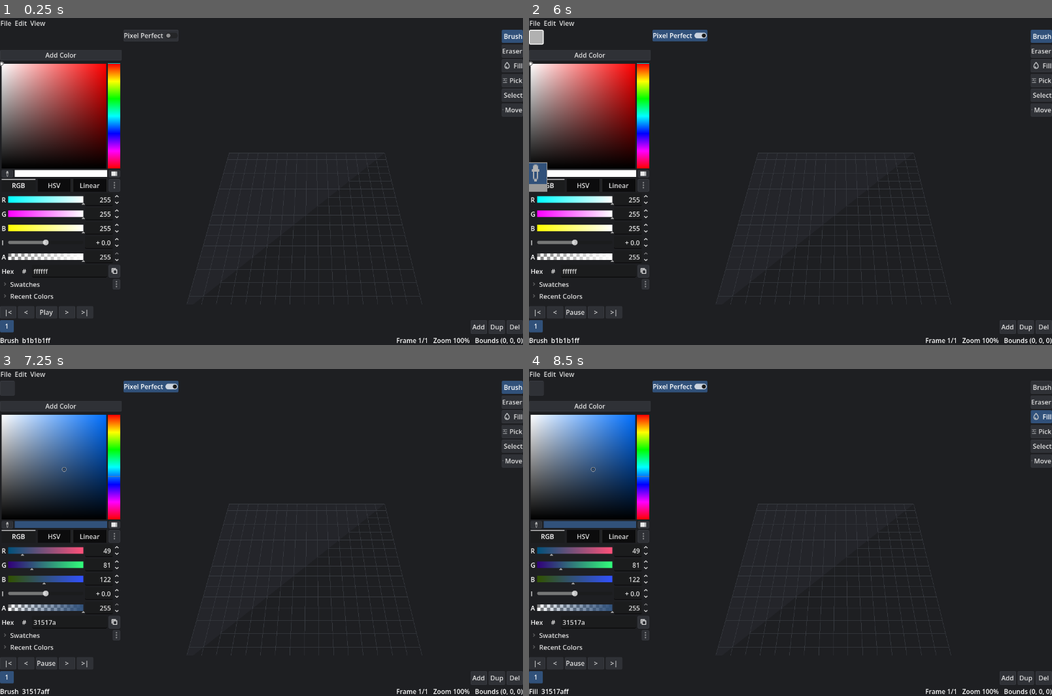
Above: before the commit, frames 1-4 (two rows, left to right).
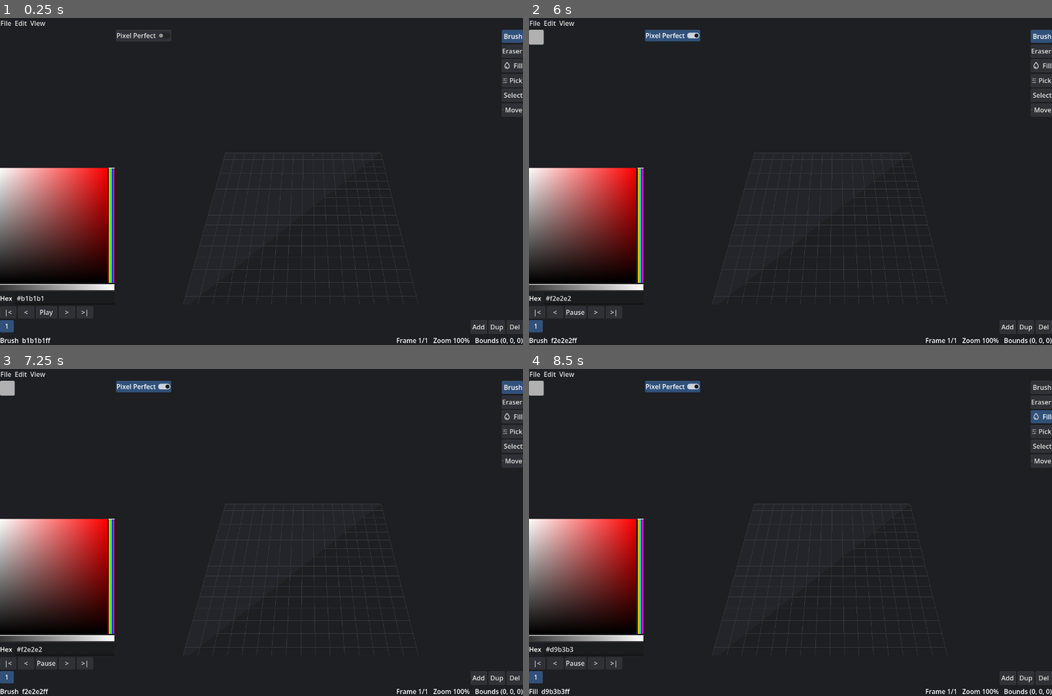
Above: after the commit, the same moments.

Repository: LeonardMeagher2/LVE
Game: Godot game, scene res://ui/main.tscn
Two runs of this game, one before a commit and one after it. Both use one fixed random seed, a clock stepped at 60 frames per second and the inputs below.
Inputs (mouse positions are in pixels of both pictures, inside the frame that each line leads up to):
- Up to frame 1 (0.25 s): no input
- Up to frame 2 (6 s): click (591, 53) at 0.5 s, where only the run before the commit has a clickable "Add Color"; click "Play" at 1.25 s; click "File" at 2 s; click "Edit" at 2.75 s; click "View" at 3.5 s; click (534, 37) at 4.25 s; click "Pixel Perfect" at 5 s; click (534, 174) at 5.77 s
- Up to frame 3 (7.25 s): click "Brush" at 6.5 s
- Up to frame 4 (8.5 s): click (549, 535) at 7.25 s, where only the run before the commit has a clickable "RGB"; click "Fill" at 8 s

The runs differ from the first frame. In frame 1, 14% of the frame differs, in the area x 0-81%, y 3-88%; in frame 2, 15%, in the area x 0-81%, y 3-100%; in frame 3, 14%; in frame 4, 14%.
Error before the commit: Invalid access to property or key 'recents' on a base object of type 'Node (voxi.gd)'. (res://ui/palette_panel.gd:84)

Commit message:
Replace the color picker with a compact one
Draw a color area, a hue strip, an alpha strip, and a hex field in a compact widget. Click the empty grid area to add the current color.

Diff:
--- a/tests/color_pick.gd
+++ b/tests/color_pick.gd
@@ -14,7 +14,7 @@
 
 func _run() -> void:
 	step("Given a brush and an empty grid", func():
-		_vp = _inst.get_node("Root/Body/CenterPane/ViewportContainer/Viewport/Editor")
+		_vp = _inst.get_node("Content/Root/Body/CenterPane/ViewportContainer/Viewport/Editor")
 		var svp := _vp.get_viewport()
 		var container := svp.get_parent()
 		container.stretch = false
@@ -24,7 +24,7 @@
 	)
 
 	step("When the user picks a color in the toolbar", func():
-		var picker: ColorPicker = _inst.get_node("Root/Body/LeftPane/ColorPicker")
+		var picker: CompactColorPicker = _inst.get_node("Content/Root/Body/LeftPane/ColorPicker")
 		picker.color = Color8(200, 60, 60)
 		picker.color_changed.emit(picker.color)
 	)
--- /dev/null
+++ b/ui/color_picker.gd
@@ -0,0 +1,226 @@
+class_name CompactColorPicker
+extends Control
+
+signal color_changed(color: Color)
+
+const AREA_HEIGHT := 140.0
+
+var color: Color:
+	get:
+		return _color
+	set(value):
+		if value == _color:
+			return
+		_hue = value.h
+		_color = value
+		_refresh()
+
+var _color := Color.WHITE
+var _hue := 0.0
+var _root: VBoxContainer
+var _area: ColorArea
+var _hue_strip: HueStrip
+var _alpha_strip: AlphaStrip
+var _hex: LineEdit
+
+
+func _ready() -> void:
+	custom_minimum_size = Vector2(0, 190)
+	_root = VBoxContainer.new()
+	_root.set_anchors_and_offsets_preset(Control.PRESET_FULL_RECT)
+	_root.add_theme_constant_override("separation", 4)
+	add_child(_root)
+	var row := HBoxContainer.new()
+	row.add_theme_constant_override("separation", 4)
+	row.size_flags_vertical = Control.SIZE_EXPAND_FILL
+	_root.add_child(row)
+	_area = ColorArea.new()
+	_area.custom_minimum_size = Vector2(120, AREA_HEIGHT)
+	_area.size_flags_horizontal = Control.SIZE_EXPAND_FILL
+	_area.size_flags_vertical = Control.SIZE_EXPAND_FILL
+	row.add_child(_area)
+	_hue_strip = HueStrip.new()
+	_hue_strip.custom_minimum_size = Vector2(14, AREA_HEIGHT)
+	_hue_strip.size_flags_vertical = Control.SIZE_EXPAND_FILL
+	row.add_child(_hue_strip)
+	_alpha_strip = AlphaStrip.new()
+	_alpha_strip.custom_minimum_size = Vector2(0, 14)
+	_root.add_child(_alpha_strip)
+	var hex_row := HBoxContainer.new()
+	hex_row.add_theme_constant_override("separation", 6)
+	_root.add_child(hex_row)
+	var hex_label := Label.new()
+	hex_label.text = "Hex"
+	hex_row.add_child(hex_label)
+	_hex = LineEdit.new()
+	_hex.size_flags_horizontal = Control.SIZE_EXPAND_FILL
+	_hex.placeholder_text = "#rrggbb"
+	hex_row.add_child(_hex)
+	_area.area_picked.connect(_on_area_picked)
+	_hue_strip.hue_picked.connect(_on_hue_picked)
+	_alpha_strip.alpha_picked.connect(_on_alpha_picked)
+	_hex.text_submitted.connect(_apply_hex)
+	_hex.text_changed.connect(_apply_hex)
+	_refresh()
+
+
+func _set_color(c: Color, emit: bool) -> void:
+	if c == _color:
+		return
+	_hue = c.h
+	_color = c
+	_refresh()
+	if emit:
+		color_changed.emit(_color)
+
+
+func _refresh() -> void:
+	if _area == null:
+		return
+	_area.hue = _hue
+	_area.queue_redraw()
+	_hue_strip.value = _hue
+	_hue_strip.queue_redraw()
+	_alpha_strip.value = _color.a
+	_alpha_strip.queue_redraw()
+	if _hex != null and not _hex.has_focus():
+		_hex.text = "#" + _color.to_html(false)
+
+
+func _on_area_picked(s: float, v: float) -> void:
+	_set_color(Color.from_hsv(_hue, s, v, _color.a), true)
+
+
+func _on_hue_picked(h: float) -> void:
+	_set_color(Color.from_hsv(h, _color.s, _color.v, _color.a), true)
+
+
+func _on_alpha_picked(a: float) -> void:
+	_set_color(Color(_color.r, _color.g, _color.b, a), true)
+
+
+func _apply_hex(text: String) -> void:
+	var t := text.trim_prefix("#").strip_edges().to_lower()
+	if t.length() != 6:
+		return
+	for ch in t:
+		if "0123456789abcdef".find(ch) < 0:
+			return
+	_set_color(Color(t, false), true)
+
+
+class ColorArea:
+	extends Control
+	signal area_picked(saturation: float, value: float)
+	var hue := 0.0:
+		set(value):
+			hue = value
+			_tex = null
+	var _tex: ImageTexture
+
+	func _draw() -> void:
+		if _tex == null:
+			_tex = _build()
+		if _tex != null:
+			draw_texture_rect(_tex, Rect2(Vector2.ZERO, size), false)
+
+	func _build() -> ImageTexture:
+		var w := maxi(2, int(size.x))
+		var h := maxi(2, int(size.y))
+		var img := Image.create_empty(w, h, false, Image.FORMAT_RGBA8)
+		for y in h:
+			var f := 1.0 - y / float(h - 1)
+			for x in w:
+				var c := Color.from_hsv(hue, x / float(w - 1), 1.0)
+				img.set_pixel(x, y, Color(c.r * f, c.g * f, c.b * f, 1.0))
+		return ImageTexture.create_from_image(img)
+
+	func _gui_input(event: InputEvent) -> void:
+		if event is InputEventMouseButton:
+			var mb := event as InputEventMouseButton
+			if mb.button_index == MOUSE_BUTTON_LEFT and mb.pressed:
+				_pick(mb.position)
+		elif event is InputEventMouseMotion:
+			var mm := event as InputEventMouseMotion
+			if mm.button_mask & MOUSE_BUTTON_MASK_LEFT:
+				_pick(mm.position)
+
+	func _pick(pos: Vector2) -> void:
+		if size.x > 0 and size.y > 0:
+			area_picked.emit(clampf(pos.x / size.x, 0.0, 1.0), clampf(1.0 - pos.y / size.y, 0.0, 1.0))
+			accept_event()
+
+
+class HueStrip:
+	extends Control
+	signal hue_picked(hue: float)
+	var value := 0.0
+	var _tex: ImageTexture
+
+	func _draw() -> void:
+		if _tex == null:
+			var img := Image.create_empty(64, 1, false, Image.FORMAT_RGBA8)
+			for x in 64:
+				img.set_pixel(x, 0, Color.from_hsv(x / 63.0, 1.0, 1.0))
+			_tex = ImageTexture.create_from_image(img)
+		draw_texture_rect(_tex, Rect2(Vector2.ZERO, size), false)
+		var y := value * size.y
+		draw_line(Vector2(0, y), Vector2(size.x, y), Color.WHITE, 1.5, true)
+
+	func _gui_input(event: InputEvent) -> void:
+		if event is InputEventMouseButton:
+			var mb := event as InputEventMouseButton
+			if mb.button_index == MOUSE_BUTTON_LEFT and mb.pressed:
+				_pick(mb.position)
+		elif event is InputEventMouseMotion:
+			var mm := event as InputEventMouseMotion
+			if mm.button_mask & MOUSE_BUTTON_MASK_LEFT:
+				_pick(mm.position)
+
+	func _pick(pos: Vector2) -> void:
+		if size.y > 0:
+			hue_picked.emit(clampf(pos.y / size.y, 0.0, 1.0))
+			accept_event()
+
+
+class AlphaStrip:
+	extends Control
+	signal alpha_picked(alpha: float)
+	var value := 1.0
+	var _tex: ImageTexture
+
+	func _draw() -> void:
+		if _tex == null:
+			var img := Image.create_empty(64, 1, false, Image.FORMAT_RGBA8)
+			for x in 64:
+				img.set_pixel(x, 0, Color(1, 1, 1, x / 63.0))
+			_tex = ImageTexture.create_from_image(img)
+		var w := int(size.x)
+		var h := int(size.y)
+		var step := 8
+		var x := 0
+		while x < w:
+			var y := 0
+			while y < h:
+				var c := Color(0.22, 0.22, 0.22) if (x + y) % 2 == 0 else Color(0.35, 0.35, 0.35)
+				draw_rect(Rect2(Vector2(x, y), Vector2(step, step)), c)
+				y += step
+			x += step
+		draw_texture_rect(_tex, Rect2(Vector2.ZERO, size), false)
+		var y := (1.0 - value) * size.y
+		draw_line(Vector2(0, y), Vector2(size.x, y), Color.WHITE, 1.5, true)
+
+	func _gui_input(event: InputEvent) -> void:
+		if event is InputEventMouseButton:
+			var mb := event as InputEventMouseButton
+			if mb.button_index == MOUSE_BUTTON_LEFT and mb.pressed:
+				_pick(mb.position)
+		elif event is InputEventMouseMotion:
+			var mm := event as InputEventMouseMotion
+			if mm.button_mask & MOUSE_BUTTON_MASK_LEFT:
+				_pick(mm.position)
+
+	func _pick(pos: Vector2) -> void:
+		if size.y > 0:
+			alpha_picked.emit(clampf(1.0 - pos.y / size.y, 0.0, 1.0))
+			accept_event()
--- a/ui/palette_panel.gd
+++ b/ui/palette_panel.gd
@@ -4,21 +4,21 @@
 var _swatches: Array[Button] = []
 
 @onready var _swatch_grid: GridContainer = $Scroll/SwatchGrid
-@onready var _color_picker: ColorPicker = $ColorPicker
-@onready var _recent_box: HBoxContainer = $RecentColors
+@onready var _color_picker: CompactColorPicker = $ColorPicker
 
 
 func _ready() -> void:
 	State.color_changed.connect(_on_color_changed)
 	State.cells_changed.connect(_rebuild_swatches)
 	State.frame_changed.connect(_rebuild_swatches)
+	$Scroll.gui_input.connect(_on_grid_area_input)
+	_color_picker.color = State.current_color
 	_rebuild_swatches()
-	_update_recent()
 
 
-func _on_color_changed(_c: Color) -> void:
+func _on_color_changed(c: Color) -> void:
+	_color_picker.color = c
 	_mark_current()
-	_update_recent()
 
 
 func _rebuild_swatches() -> void:
@@ -59,6 +59,14 @@
 			_rebuild_swatches()
 
 
+func _on_grid_area_input(event: InputEvent) -> void:
+	if event is InputEventMouseButton and event.pressed \
+			and event.button_index == MOUSE_BUTTON_LEFT:
+		var mb := event as InputEventMouseButton
+		if mb.position.y > _swatch_grid.size.y:
+			_add_current_color()
+
+
 func _add_current_color() -> void:
 	State.document.ensure_color(State.current_color)
 	_rebuild_swatches()
@@ -66,37 +74,10 @@
 
 func _mark_current() -> void:
 	for i in _swatches.size():
-		var active: bool = State.document.color_of(i) == State.current_color
-		if active:
-			var sb := StyleBoxFlat.new()
-			sb.bg_color = State.document.color_of(i)
+		var sb := StyleBoxFlat.new()
+		sb.bg_color = State.document.color_of(i)
+		sb.set_corner_radius_all(3)
+		if State.document.color_of(i) == State.current_color:
 			sb.set_border_width_all(2)
 			sb.border_color = Color.WHITE
-			sb.set_corner_radius_all(3)
-			_swatches[i].add_theme_stylebox_override("normal", sb)
-		else:
-			_swatches[i].remove_theme_stylebox_override("normal")
-
-
-func _update_recent() -> void:
-	for child in _recent_box.get_children():
-		child.queue_free()
-	for c in State.recents.colors:
-		var b := Button.new()
-		b.custom_minimum_size = Vector2(24, 24)
-		b.focus_mode = Control.FOCUS_NONE
-		var sb := StyleBoxFlat.new()
-		sb.bg_color = c
-		sb.set_corner_radius_all(3)
-		b.add_theme_stylebox_override("normal", sb)
-		b.add_theme_stylebox_override("pressed", sb)
-		b.pressed.connect(_pick_recent.bind(c))
-		_recent_box.add_child(b)
-
-
-func _pick_recent(c: Color) -> void:
-	State.set_color(c)
-
-
-func _on_add_color_pressed() -> void:
-	_add_current_color()
+		_swatches[i].add_theme_stylebox_override("normal", sb)
--- a/ui/palette_panel.tscn
+++ b/ui/palette_panel.tscn
@@ -1,6 +1,7 @@
 [gd_scene format=3]
 
 [ext_resource type="Script" path="res://ui/palette_panel.gd" id="1_palette"]
+[ext_resource type="Script" path="res://ui/color_picker.gd" id="2_picker"]
 
 [node name="PalettePanel" type="VBoxContainer"]
 custom_minimum_size = Vector2(280, 0)
@@ -20,19 +21,10 @@
 theme_override_constants/h_separation = 3
 theme_override_constants/v_separation = 3
 
-[node name="AddColor" type="Button" parent="."]
-custom_minimum_size = Vector2(0, 26)
-layout_mode = 2
-focus_mode = 0
-text = "Add Color"
-
-[node name="ColorPicker" type="ColorPicker" parent="."]
+[node name="ColorPicker" type="Control" parent="."]
 layout_mode = 2
 size_flags_vertical = 3
+mouse_filter = 2
+script = ExtResource("2_picker")
 
-[node name="RecentColors" type="HBoxContainer" parent="."]
-layout_mode = 2
-theme_override_constants/separation = 3
-
-[connection signal="pressed" from="AddColor" to="." method="_on_add_color_pressed"]
 [connection signal="color_changed" from="ColorPicker" to="." method="_on_picker_color_changed"]
Not shown, added: ui/color_picker.gd.uid
